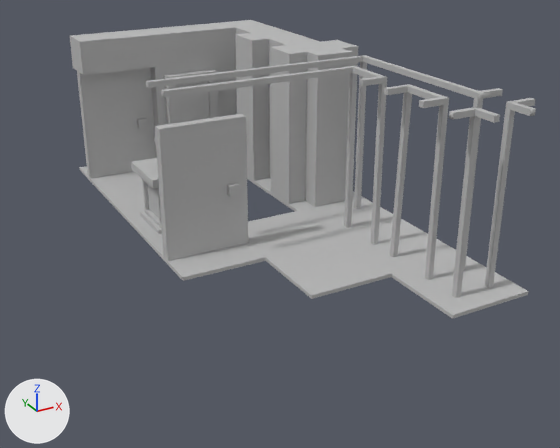
The Blender file meshes/building-tiles.blend as it was, and as the next commit left it.
The view is the same before and after, from a 50 mm camera at (-3.14, -10.45, 3.89) aimed at (0.85, -3.2, 0.26). Every picture has the same lights, and +X, +Y and +Z are marked at lower left.

Names of what the first picture shows: '2-corner_skeleton_MSH', '3-corner_purple_MSH', '3-corner_skeleton_MSH', '4-corner_purple_MSH', '4-corner_skeleton_MSH', 'door_purple_MSH', 'door_skeleton_MSH', 'floor_skeleton_MSH', 'painting_yellow_MSH', 'pedestal_basic_MSH', 'wall_purple_MSH', 'wall_skeleton_MSH'.
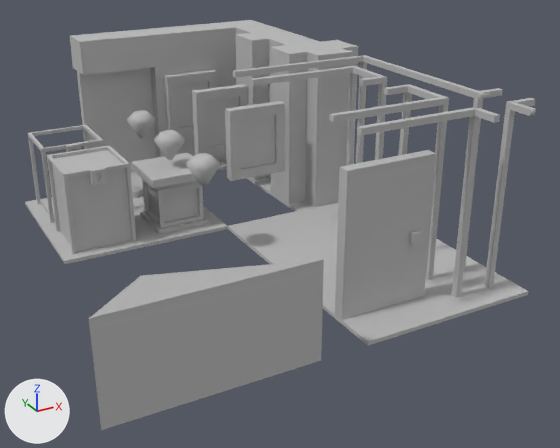
Pixel boxes (x1, y1, x2, y2) of what changed, in the pictures (560 x 448 px):
'door_skeleton_MSH', moved: before (146, 71, 266, 281); after (323, 100, 454, 346)
'flashlightBeam_MSH', added: after (89, 260, 324, 430)
'glass_MSH', added: after (52, 150, 131, 248)
'painting_scream_MSH', added: after (225, 101, 285, 181)
'frame_MSH', added: after (43, 145, 150, 264)
'painting_rothko_MSH', added: after (192, 84, 249, 156)
'frame_MSH.001', added: after (25, 125, 104, 232)
'gem_purple_MSH', added: after (186, 153, 220, 186)
'gem_green_MSH', added: after (127, 110, 155, 139)
'dogTreat_MSH', added: after (132, 188, 143, 198)
'3-corner_skeleton_MSH', unchanged, covered by the edit: before (341, 67, 462, 274); after (359, 67, 462, 262)
'pedestal_basic_MSH', unchanged, uncovered by the edit: before (123, 158, 162, 245); after (131, 153, 228, 246)
'floor_skeleton_MSH', unchanged, covered by the edit: before (266, 239, 391, 299); after (266, 240, 337, 292)

The change, as a list of edits to the scene's bpy script:
```text
Add me_flashlightbeam_mshmesh:
    me_flashlightbeam_mshmesh.from_pydata([(-1.0, 0.0, 2.5), (-1.0, 1.0, 2.5), (1.0, 1.0, 2.5), (1.0, 0.0, 2.5), (0.0, 0.24, 0.63)], [], [(2, 1, 0), (2, 0, 3), (0, 1, 4), (1, 2, 4), (2, 3, 4), (3, 0, 4)])
    me_flashlightbeam_mshmesh.materials.append(mat_lambert1_006)  # grey #bcbcbc
Change ob_door_skeleton_msh:
    ob_door_skeleton_msh.location: (0.0, -3.0, 0.0) -> (1.0, -5.0, 0.0)
Add ob_glass_msh:
    ob_glass_msh = bpy.data.objects.new('glass_MSH', me_glass_mshmesh)  # 16 vertices, 28 faces; spans x -0.333..0.333, y -0.396..0.479, z -0.333..0.333; in mat_lambert1_017 (grey #bcbcbc)
    ob_glass_msh.parent = ob_displaycasewhole_grp
    ob_glass_msh.location = (0.0, 0.479, 0.0)
Add ob_displaycasewhole_grp:
    ob_displaycasewhole_grp = bpy.data.objects.new('displayCaseWhole_GRP', None)
    ob_displaycasewhole_grp.location = (-1.0, -2.0, 0.0)
    ob_displaycasewhole_grp.rotation_euler = (1.571, 0.0, 0.0)  # degrees (90, 0, 0)
Add ob_frame_msh:
    ob_frame_msh = bpy.data.objects.new('frame_MSH', me_frame_mshmesh)  # 144 vertices, 268 faces; spans x -0.5..0.5, y 0.0..1.0, z -0.5..0.5; in mat_lambert1_017 (grey #bcbcbc)
    ob_frame_msh.parent = ob_displaycasewhole_grp
    ob_frame_msh.location = (0.0, 0.0, 0.0)
Add ob_frame_msh_001:
    ob_frame_msh_001 = bpy.data.objects.new('frame_MSH.001', me_frame_mshmesh_001)  # 144 vertices, 268 faces; spans x -0.5..0.5, y 0.0..1.0, z -0.5..0.5; in mat_lambert1_018 (grey #bcbcbc)
    ob_frame_msh_001.parent = ob_displaycasebroken_grp
    ob_frame_msh_001.location = (0.0, 0.0, 0.0)
Add ob_displaycasebroken_grp:
    ob_displaycasebroken_grp = bpy.data.objects.new('displayCaseBroken_GRP', None)
    ob_displaycasebroken_grp.location = (-1.0, -1.0, 0.0)
    ob_displaycasebroken_grp.rotation_euler = (1.571, 0.0, 0.0)  # degrees (90, 0, 0)
Add ob_dogtreat_msh:
    ob_dogtreat_msh = bpy.data.objects.new('dogTreat_MSH', me_dogtreat_mshmesh)  # 44 vertices, 84 faces; spans x -0.212..0.212, y 0.041..0.125, z -0.071..0.071; in mat_lambert1_020 (grey #bcbcbc)
    ob_dogtreat_msh.location = (0.0, -1.0, 0.0)
    ob_dogtreat_msh.rotation_euler = (1.571, 0.0, 0.0)  # degrees (90, 0, 0)
Add ob_painting_rothko_msh:
    ob_painting_rothko_msh = bpy.data.objects.new('painting_rothko_MSH', me_painting_rothko_mshmesh)  # 50 vertices, 96 faces; spans x -0.375..0.375, y 0.562..1.438, z 0.25..0.375; in mat_lambert1_021 (grey #bcbcbc)
    ob_painting_rothko_msh.location = (1.0, -1.0, 0.0)
    ob_painting_rothko_msh.rotation_euler = (1.571, 0.0, 0.0)  # degrees (90, 0, 0)
Add ob_painting_scream_msh:
    ob_painting_scream_msh = bpy.data.objects.new('painting_scream_MSH', me_painting_scream_mshmesh)  # 81 vertices, 158 faces; spans x -0.375..0.375, y 0.562..1.438, z 0.25..0.375; in mat_lambert1_022 (grey #bcbcbc)
    ob_painting_scream_msh.location = (1.0, -2.0, 0.0)
    ob_painting_scream_msh.rotation_euler = (1.571, 0.0, 0.0)  # degrees (90, 0, 0)
Add ob_gem_green_msh:
    ob_gem_green_msh = bpy.data.objects.new('gem_green_MSH', me_gem_green_mshmesh)  # 26 vertices, 48 faces; spans x -0.188..0.188, y 0.819..1.172, z -0.188..0.188; in mat_lambert1_023 (grey #bcbcbc)
    ob_gem_green_msh.location = (0.0, -1.0, 0.0)
    ob_gem_green_msh.rotation_euler = (1.571, 0.0, 0.0)  # degrees (90, 0, 0)
Add ob_gem_purple_msh:
    ob_gem_purple_msh = bpy.data.objects.new('gem_purple_MSH', me_gem_purple_mshmesh)  # 26 vertices, 48 faces; spans x -0.188..0.188, y 0.819..1.172, z -0.188..0.188; in mat_lambert1_024 (grey #bcbcbc)
    ob_gem_purple_msh.location = (0.0, -3.0, 0.0)
    ob_gem_purple_msh.rotation_euler = (1.571, 0.0, 0.0)  # degrees (90, 0, 0)
Add ob_flashlightbeam_msh:
    ob_flashlightbeam_msh = bpy.data.objects.new('flashlightBeam_MSH', me_flashlightbeam_mshmesh)
    ob_flashlightbeam_msh.location = (-1.0, -3.0, 0.0)
    ob_flashlightbeam_msh.rotation_euler = (1.571, 0.0, 0.0)  # degrees (90, 0, 0)
```
